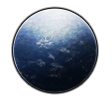
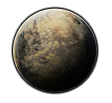
Layer changes from the first 112px x 103px image to the second:
added layer "Layer 20" (overlay) in group "Plant" over [13, 8, 97, 93]
hid "Layer 19" over [13, 8, 97, 93]
